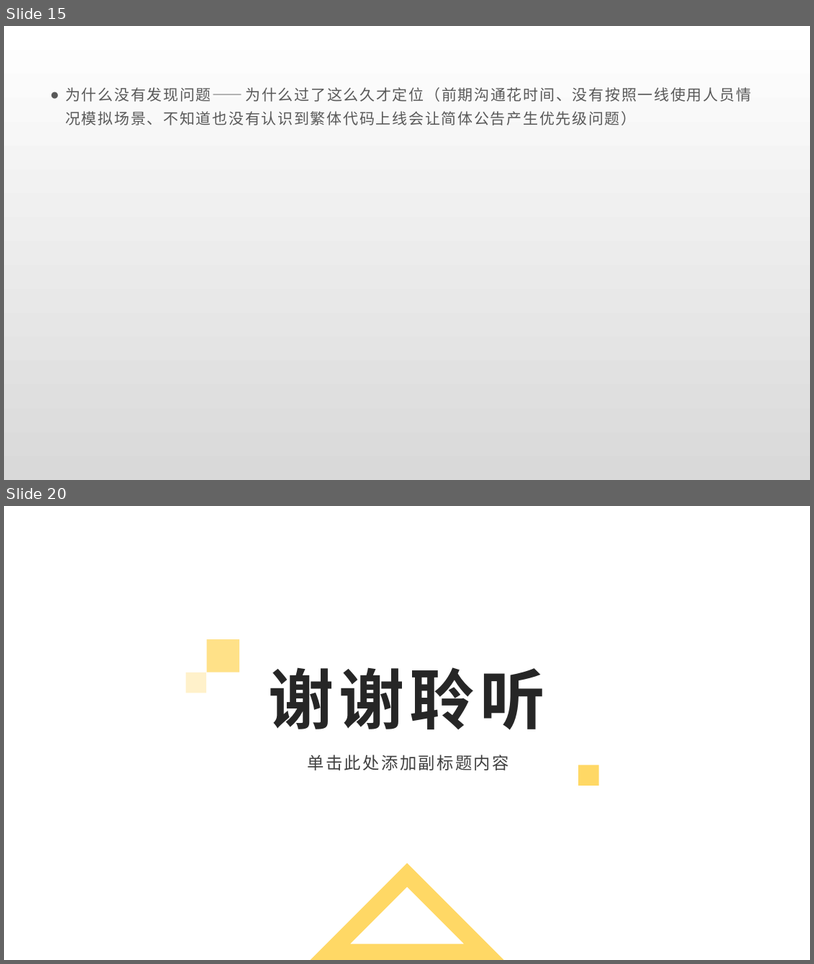
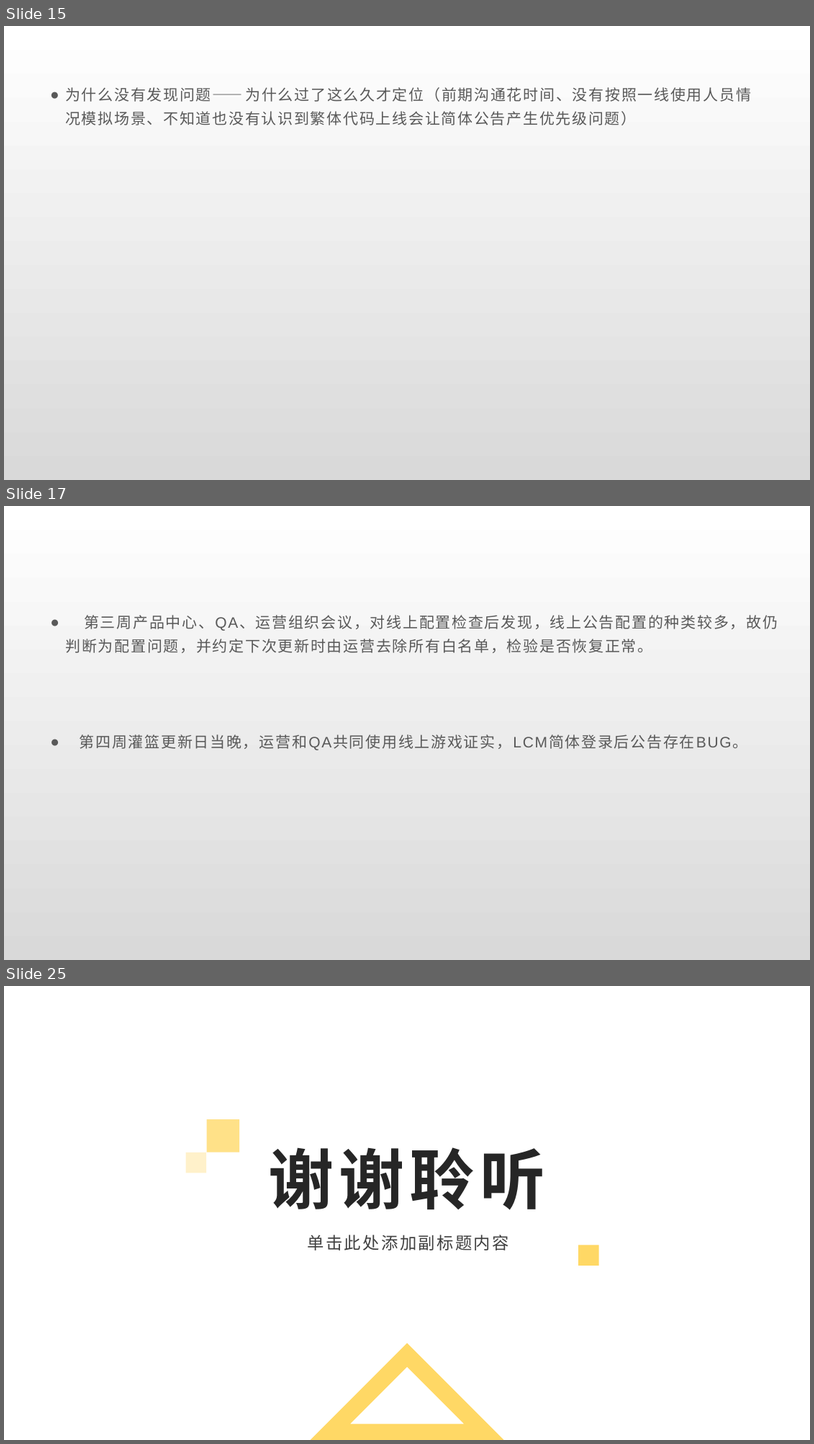
Before and after one commit to Rexixe1993/JavaScriptLesson, a slide deck: 全球版灌篮OBT复盘总结.pptx. Shown one above the other, each under a label of ours: slides 15 and 20 before the commit, slides 15, 17 and 25 after it; the slides between them are not shown. The pictures are 814x964 and 814x1444 pixels, drawn with LibreOffice and Linux fonts; fonts in the diff are those of the drawing; background and template pictures are left out. Boxes give left, top, right and bottom in pixels: in the first picture for what was removed or moved away, otherwise in the second. Text is boxed around its words. In the diff, an @@ line names an element or a change of style, - is before the commit and + after.

```diff
--- a/全球版灌篮OBT复盘总结.pptx
+++ b/全球版灌篮OBT复盘总结.pptx
@@ slide 17 added at box(4, 506, 810, 960), background gradient #FFFFFF to #D9D9D9 @@
@@ text added at box(65, 615, 778, 750), 18 pt, text #595959 @@
+● 第三周产品中心、QA、运营组织会议，对线上配置检查后发现，线上公告配置的种类较多，故仍判断为配置问题，并约定下次更新时由运营去除所有白名单，检验是否恢复正常。
+● 第四周灌篮更新日当晚，运营和QA共同使用线上游戏证实，LCM简体登录后公告存在BUG。
@@ what was slide 20 is now slide 25 @@
```
Also in this commit, not shown: 6 slides changed, 4 other slides added.
